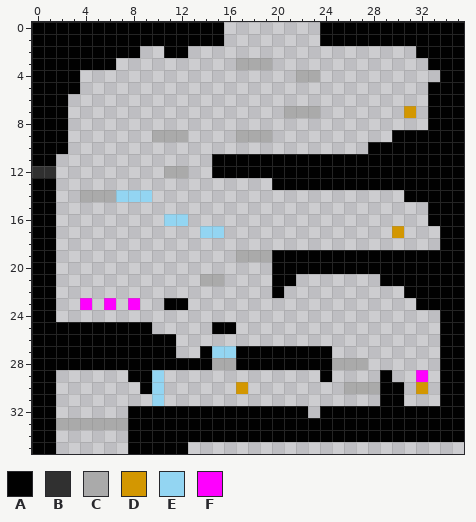
Two versions of one pixel-art sprite, AridArnold/Content/Campaigns/MainCampaign/Hub/0601.png. Above is the file before it was changed.
The file is 36x36 pixels. Colours within 5 levels of each other are drawn and written as one.
Palette (. is transparent): A #010101  B #303030  C #aaaaaa  D #d39700fe  E #93d5f2  F #fe00fe
Pixels before, first column x 0:
 0 AAAAAAAAAAAAAAAA........AAAAAAAAAAAA
 1 AAAAAAAAAAAAAAAA........AAAAAAAAAAAA
 2 AAAAAAAAA..AA...................AAAA
 3 AAAAAAA..........CCC.............AAA
 4 AAAA..................CC..........AA
 5 AAAA.............................AAA
 6 AAA..............................AAA
 7 AAA..................CCC.......D.AAA
 8 AAA..............................AAA
 9 AAA.......CCC....CCC..........AAAAAA
10 AAA.........................AAAAAAAA
11 AA.............AAAAAAAAAAAAAAAAAAAAA
12 BB.........CC..AAAAAAAAAAAAAAAAAAAAA
13 AA..................AAAAAAAAAAAAAAAA
14 AA..CCCEEE.....................AAAAA
15 AA...............................AAA
16 AA.........EE....................AAA
17 AA............EE..............D...AA
18 AA................................AA
19 AA...............CCCAAAAAAAAAAAAAAAA
20 AA..................AAAAAAAAAAAAAAAA
21 AA............CC....AA.......AAAAAAA
22 AA..................A..........AAAAA
23 AA..F.F.F..AA...................AAAA
24 AA................................AA
25 AAAAAAAAAA.....AA.................AA
26 AAAAAAAAAAAA......................AA
27 AAAAAAAAAAAA..AEEAAAAAAAA.........AA
28 AAAAAAAAAAAAAAACCAAAAAAAACCC......AA
29 AA......AAE.............A....A..F.AA
30 AA.......AE......D........CCCAA.D.AA
31 AA........E..................AA...AA
32 AA......AAAAAAAAAAAAAAA.AAAAAAAAAAAA
33 AACCCCCCAAAAAAAAAAAAAAAAAAAAAAAAAAAA
34 AA......AAAAAAAAAAAAAAAAAAAAAAAAAAAA
35 AA......AAAAA.......................
After the commit:
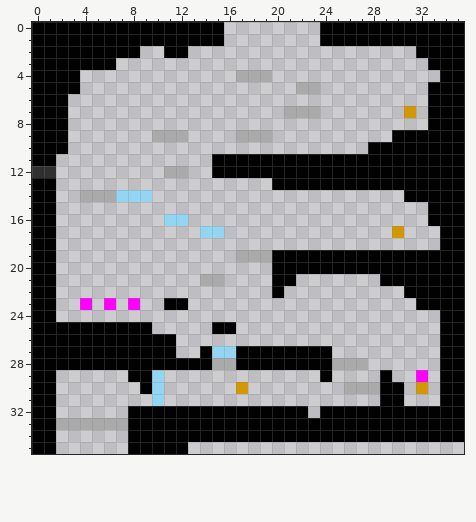
Edits made:
y 3: x 17..19 CCC -> ...
y 4: x 17..19 ... -> CCC; x 22..23 CC -> ..
y 5: x 22..23 .. -> CC
Boxes around the changes in both pictures, in picture pixels (x1, y1, x2, y2):
changed: (236, 58, 320, 94)
